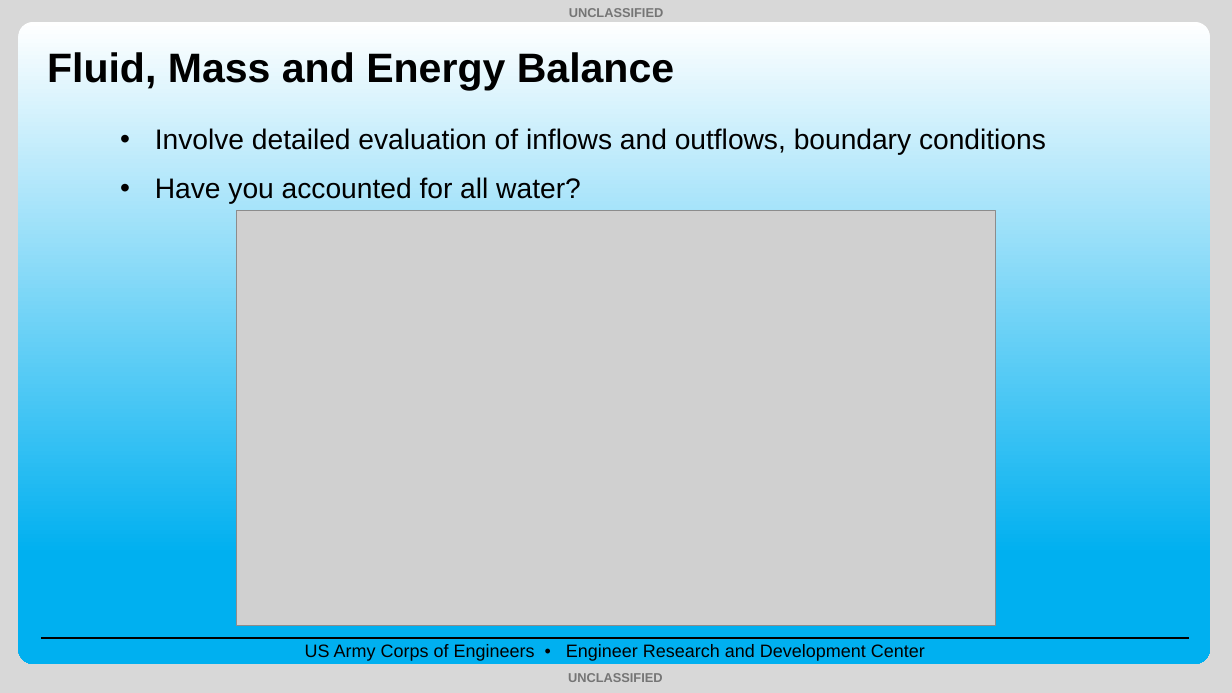
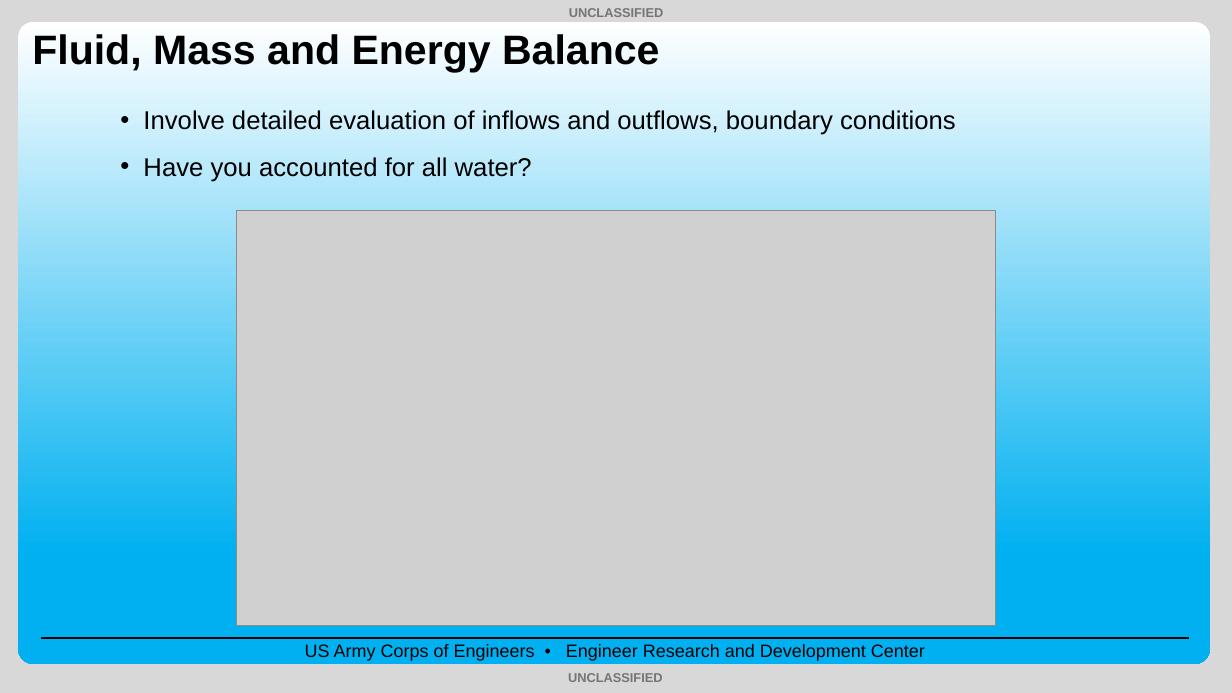
Before and after one commit to EcohydrologyTeam/CE-QUAL-W2-Workshop-2025, a slide deck: slide 17 of Lectures/2.08_Lecture_Calibration_and_Validation_Sep2025_TS.pptx. Drawn at 1232x693 pixels with LibreOffice and Linux fonts; fonts in the diff are those of the drawing; grey boxes stand for pictures; background and template pictures are left out. Boxes give left, top, right and bottom in pixels: in the first picture for what was removed or moved away, otherwise in the second. Text is boxed around its words. In the diff, an @@ line names an element or a change of style, - is before the commit and + after.

```diff
--- a/Lectures/2.08_Lecture_Calibration_and_Validation_Sep2025_TS.pptx
+++ b/Lectures/2.08_Lecture_Calibration_and_Validation_Sep2025_TS.pptx
@@ title "Fluid, Mass and Energy Balance": place and size @@
-title "Fluid, Mass and Energy Balance" at [47, 52, 674, 90]
+title "Fluid, Mass and Energy Balance" at [32, 34, 659, 72]
@@ text "Involve detailed evaluation of inflows ...": place and size @@
-text "Involve detailed evaluation of inflows ..." at [155, 128, 1046, 204]
+text "Involve detailed evaluation of inflows ..." at [143, 110, 956, 182]
@@ text "Involve detailed evaluation of inflows ..." at [143, 110, 956, 182]: size 22 to 20 pt; indent changed @@
```
Also in this commit, not shown: 22 other slides changed, 8 other files.
